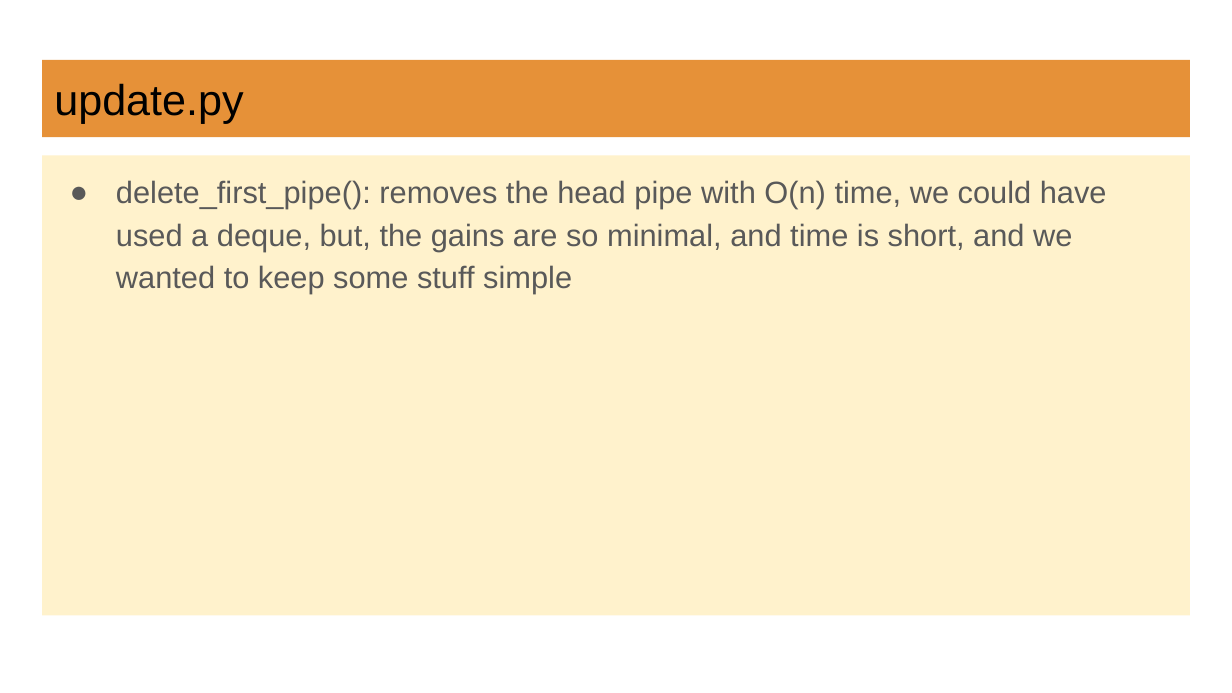
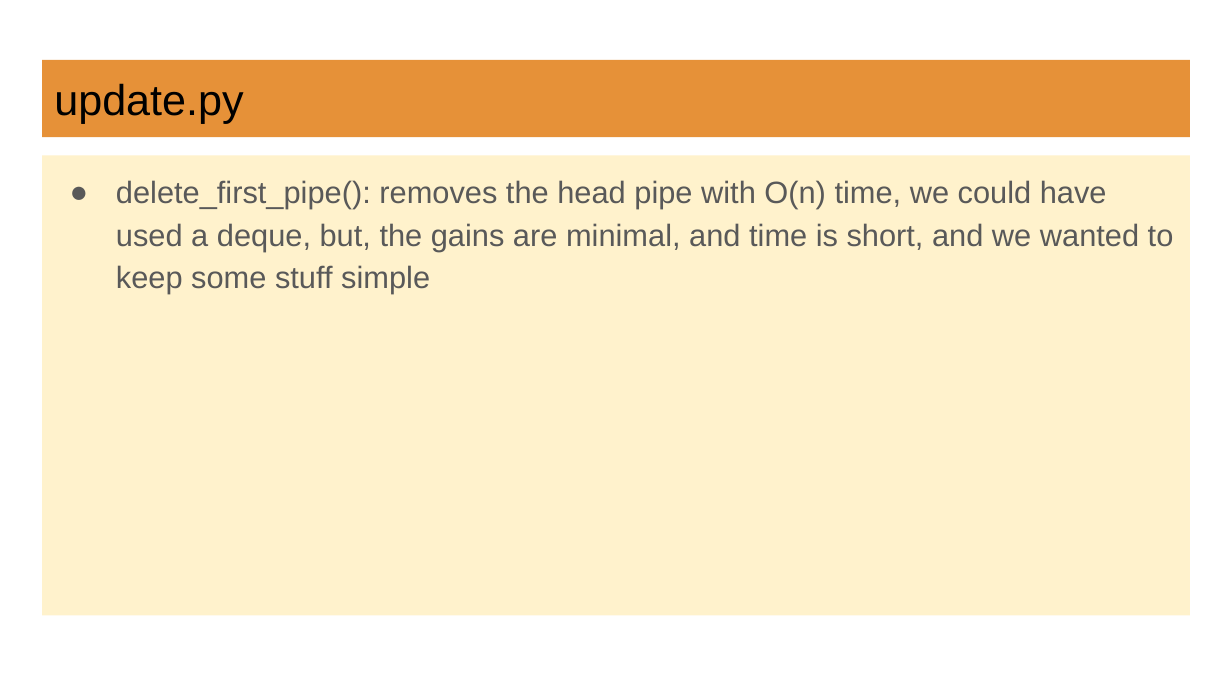
Before and after one commit to Rusomati/flappy_bird, a slide deck: slide 29 of flappy bird documentation.pptx. Drawn at 1232x693 pixels with LibreOffice and Linux fonts; fonts in the diff are those of the drawing. Boxes give left, top, right and bottom in pixels: in the first picture for what was removed or moved away, otherwise in the second. Text is boxed around its words. In the diff, an @@ line names an element or a change of style, - is before the commit and + after.

```diff
--- a/flappy bird documentation.pptx
+++ b/flappy bird documentation.pptx
@@ text at [116,180,1174,294]: text changed @@
-● delete_first_pipe(): removes the head pipe with O(n) time, we could have used a deque, but, the gains are so minimal, and time is short, and we wanted to keep some stuff simple
+● delete_first_pipe(): removes the head pipe with O(n) time, we could have used a deque, but, the gains are minimal, and time is short, and we wanted to keep some stuff simple
```
Also in this commit, not shown: 23 other slides changed, 1 other file.
